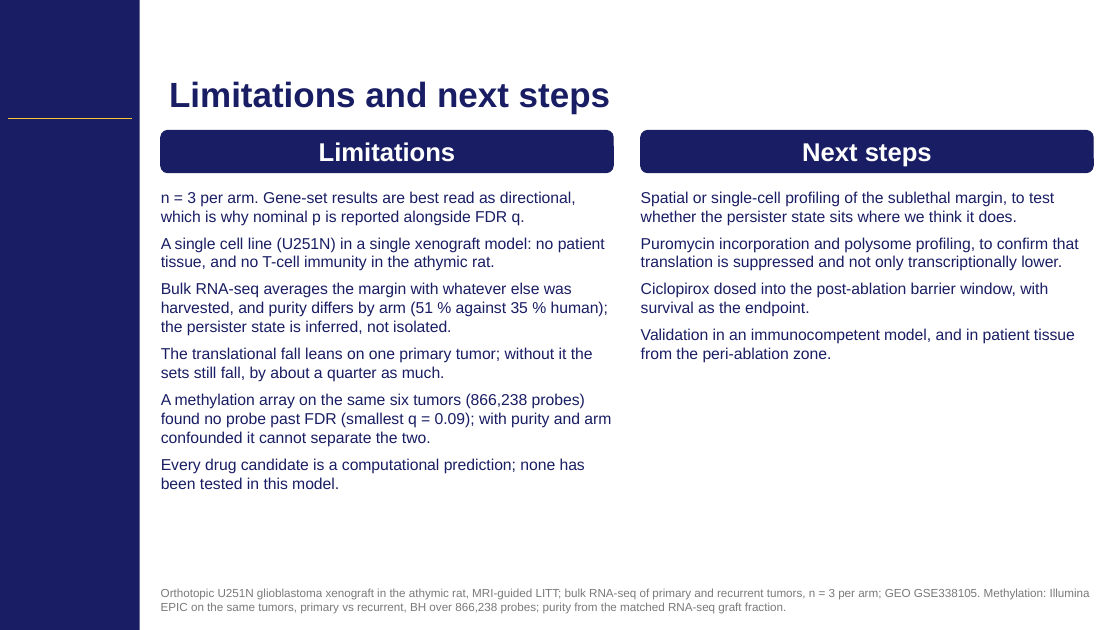
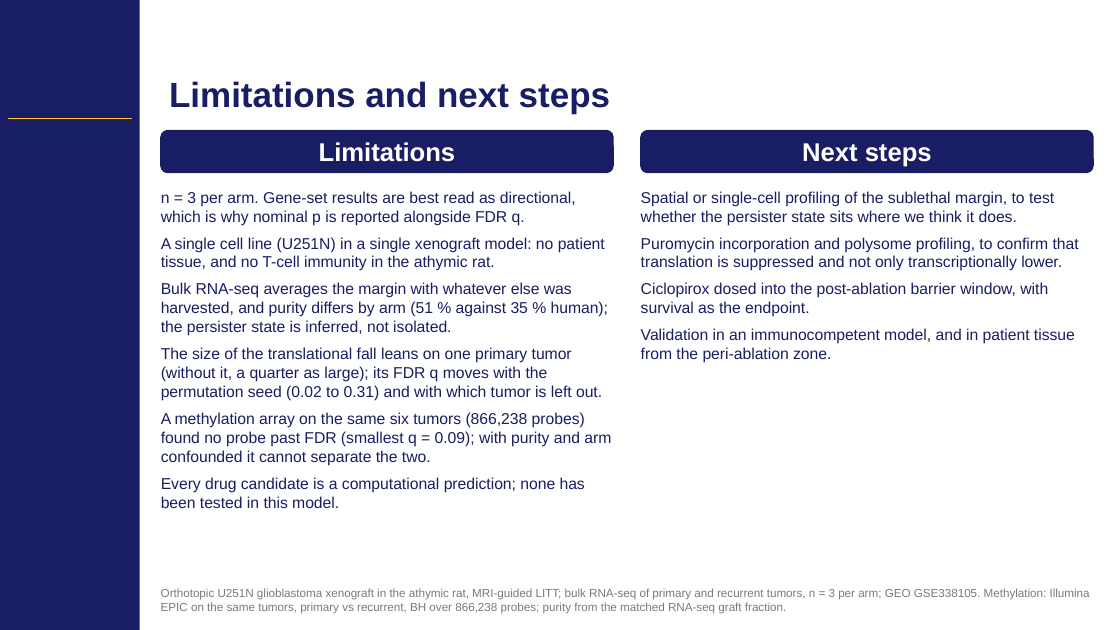
Before and after one commit to Gregory-Schwing-MD-PhD/u251-xenograft-rat-RNASeq-study, a slide deck: slide 24 of SLIDES/CNS2026_Schwing_Abstract418_CNStemplate.pptx. Drawn at 1120x630 pixels with LibreOffice and Linux fonts; fonts in the diff are those of the drawing; background and template pictures are left out. Boxes give left, top, right and bottom in pixels: in the first picture for what was removed or moved away, otherwise in the second. Text is boxed around its words. In the diff, an @@ line names an element or a change of style, - is before the commit and + after.

```diff
--- a/SLIDES/CNS2026_Schwing_Abstract418_CNStemplate.pptx
+++ b/SLIDES/CNS2026_Schwing_Abstract418_CNStemplate.pptx
@@ text at box(161, 347, 602, 401): text changed @@
-The translational fall leans on one primary tumor; without it the sets still fall, by about a quarter as much.
+The size of the translational fall leans on one primary tumor (without it, a quarter as large); its FDR q moves with the permutation seed (0.02 to 0.31) and with which tumor is left out.
```
Also in this commit, not shown: 4 other slides changed, 9 other files.
